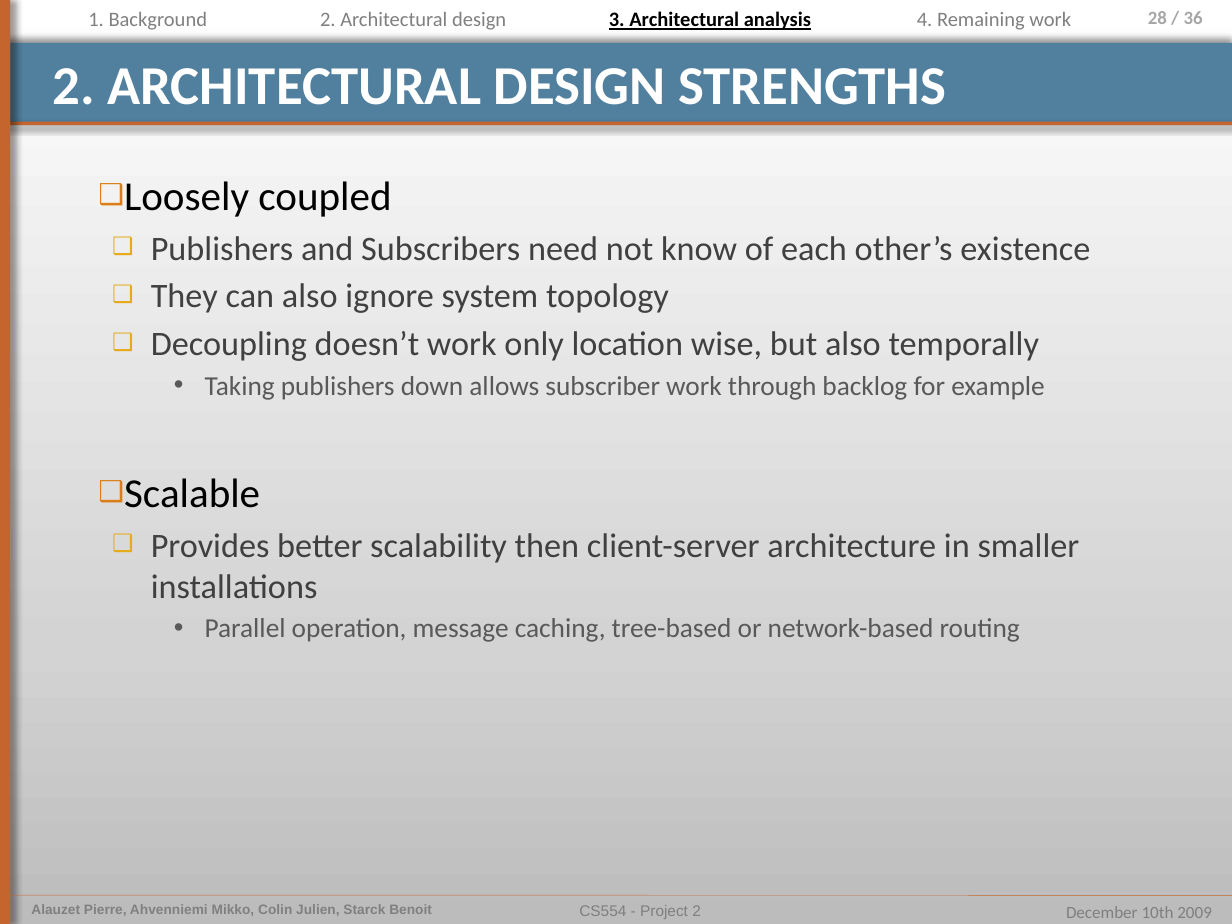
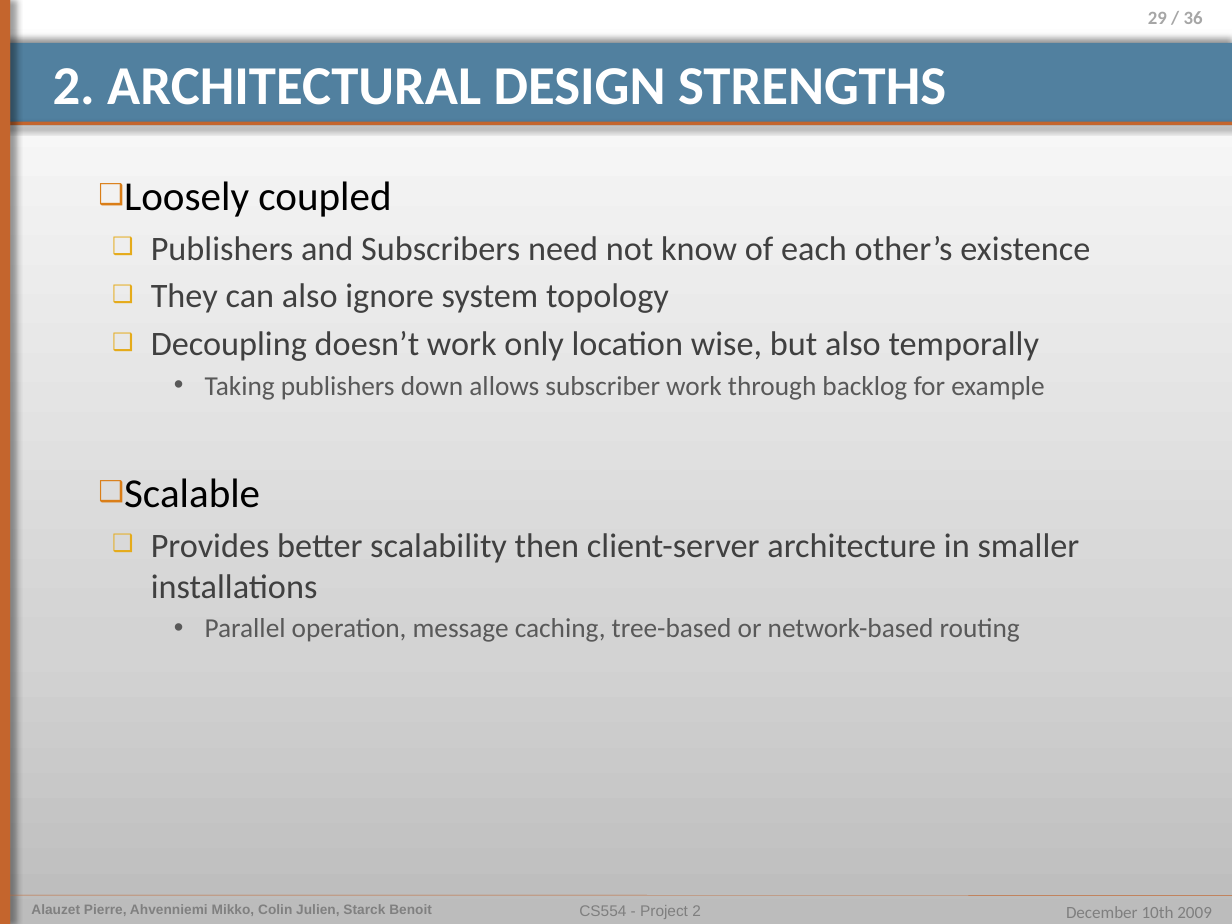
Before and after one commit to pierrealauzet/euroteam, a slide deck: slide 29 of Project 2/PartFinal/CS554_EuroTeam_Project2_Final_pierre.pptx (slide 28 before the commit). Drawn at 1232x924 pixels with LibreOffice and Linux fonts; fonts in the diff are those of the drawing. Boxes give left, top, right and bottom in pixels: in the first picture for what was removed or moved away, otherwise in the second. Text is boxed around its words. In the diff, an @@ line names an element or a change of style, - is before the commit and + after.

```diff
--- a/Project 2/PartFinal/CS554_EuroTeam_Project2_Final_pierre.pptx
+++ b/Project 2/PartFinal/CS554_EuroTeam_Project2_Final_pierre.pptx
@@ text removed at bbox=[88, 12, 208, 30] @@
-1. Background
@@ text removed at bbox=[320, 12, 506, 30] @@
-2. Architectural design
@@ text removed at bbox=[609, 11, 811, 30] @@
-3. Architectural analysis
@@ text removed at bbox=[917, 12, 1071, 30] @@
-4. Remaining work
@@ page number at bbox=[1148, 11, 1203, 24]: text changed @@
-28 / 36
+29 / 36
```
Also in this commit, not shown: 23 other slides changed, 2 slides added, 1 other file.
